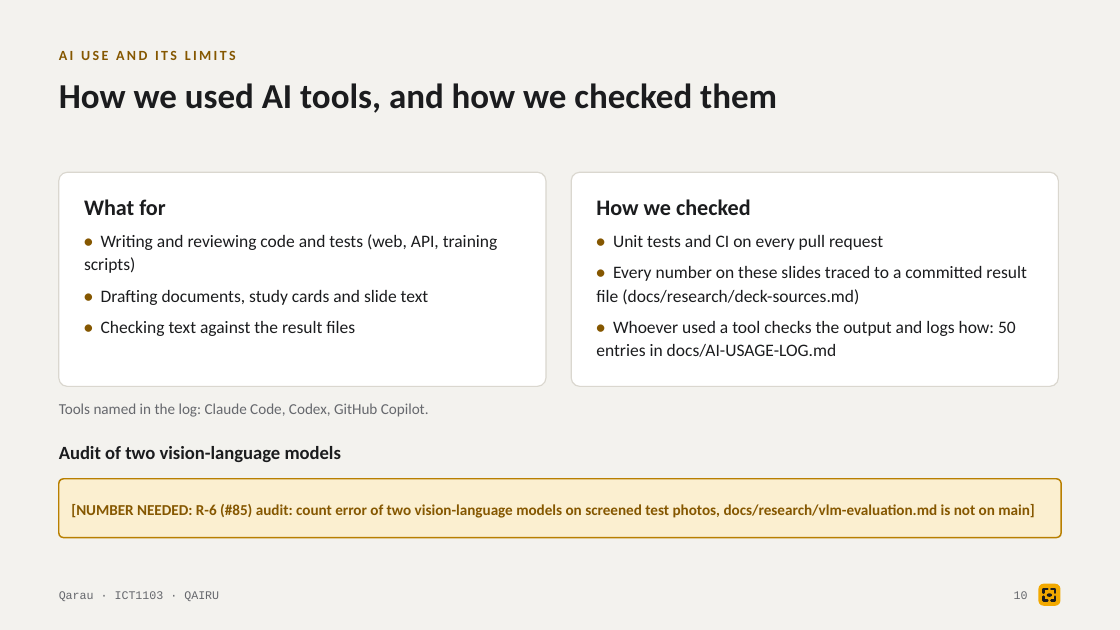
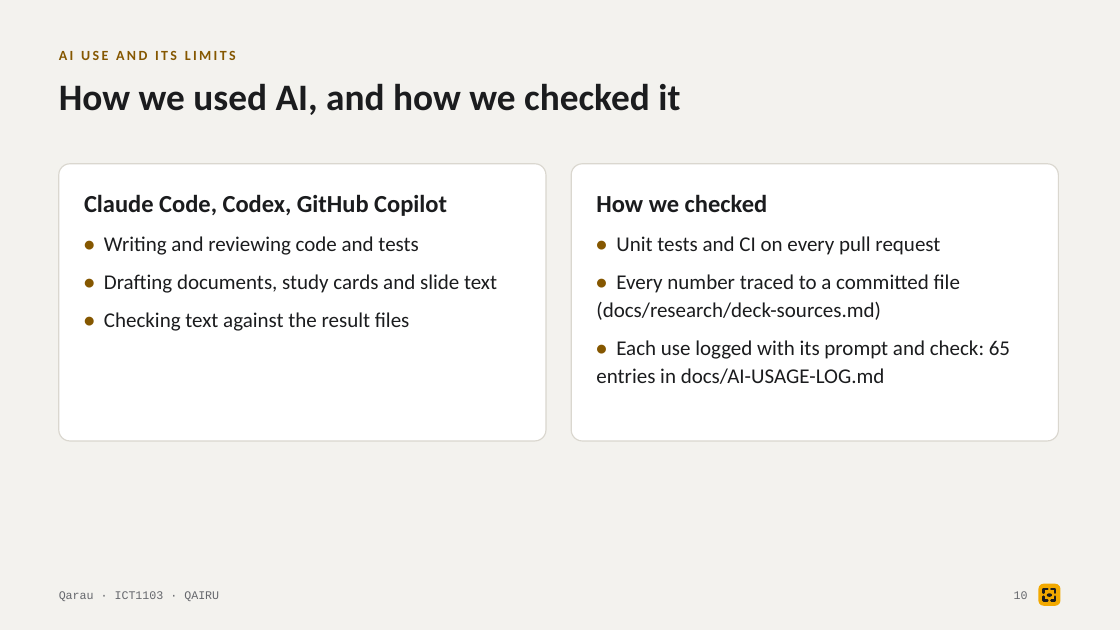
Before and after one commit to tairqaldy/jolscan-ict-final-1st-trimester, a slide deck: slide 10 of docs/deck/qarau-defense-deck.pptx. Drawn at 1120x630 pixels with LibreOffice and Linux fonts; fonts in the diff are those of the drawing. Boxes give left, top, right and bottom in pixels: in the first picture for what was removed or moved away, otherwise in the second. Text is boxed around its words. In the diff, an @@ line names an element or a change of style, - is before the commit and + after.

```diff
--- a/docs/deck/qarau-defense-deck.pptx
+++ b/docs/deck/qarau-defense-deck.pptx
@@ text at <box>59,83,680,115</box>: text changed; size 30 to 32 pt @@
-How we used AI tools, and how we checked them
+How we used AI, and how we checked it
@@ rounded rectangle: place and size @@
-rounded rectangle at <box>59,172,546,386</box>
+rounded rectangle at <box>59,164,546,441</box>
@@ rounded rectangle: place and size @@
-rounded rectangle at <box>571,172,1059,386</box>
+rounded rectangle at <box>571,164,1059,441</box>
@@ text at <box>84,194,447,255</box>: text changed; size 15 to 18 pt; bold on @@
-What for
-• Writing and reviewing code and tests (web, API, training scripts)
+Claude Code, Codex, GitHub Copilot
+• Writing and reviewing code and tests
@@ text at <box>596,194,940,255</box>: size 19 to 21 pt in "How we checked"; size 15 to 18 pt in "• Unit tests and CI on every ..."; more space between paragraphs @@
@@ text at <box>104,274,497,331</box>: size 15 to 18 pt in "• Drafting documents, study cards and slide ...", "• Checking text against the result files"; more space between paragraphs @@
@@ text at <box>596,274,1010,384</box>: text changed; size 15 to 18 pt @@
-• Every number on these slides traced to a committed result file (docs/research/deck-sources.md)
-• Whoever used a tool checks the output and logs how: 50 entries in docs/AI-USAGE-LOG.md
+• Every number traced to a committed file (docs/research/deck-sources.md)
+• Each use logged with its prompt and check: 65 entries in docs/AI-USAGE-LOG.md
@@ text removed at <box>59,403,429,417</box> @@
-Tools named in the log: Claude Code, Codex, GitHub Copilot.
@@ text removed at <box>59,446,341,462</box> @@
-Audit of two vision-language models
@@ rounded rectangle removed at <box>59,479,1061,538</box> @@
@@ text removed at <box>71,504,1035,518</box> @@
-[NUMBER NEEDED: R-6 (#85) audit: count error of two vision-language models on screened test photos, docs/research/vlm-evaluation.md is not on main]
```
Also in this commit, not shown: 16 other slides changed, 5 other files.
